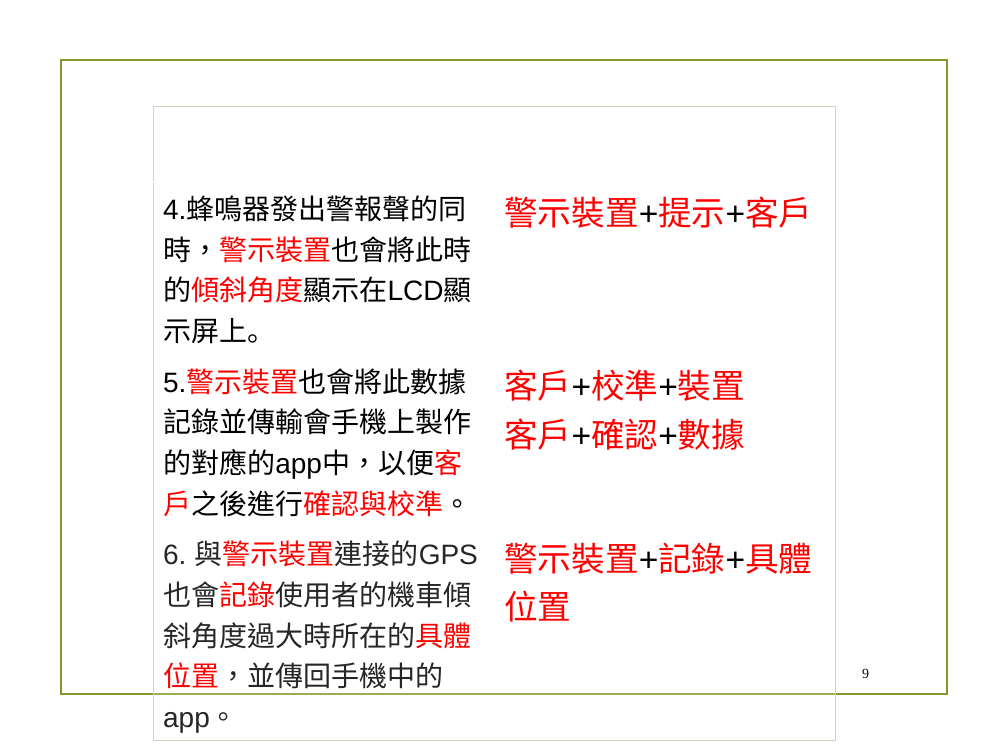
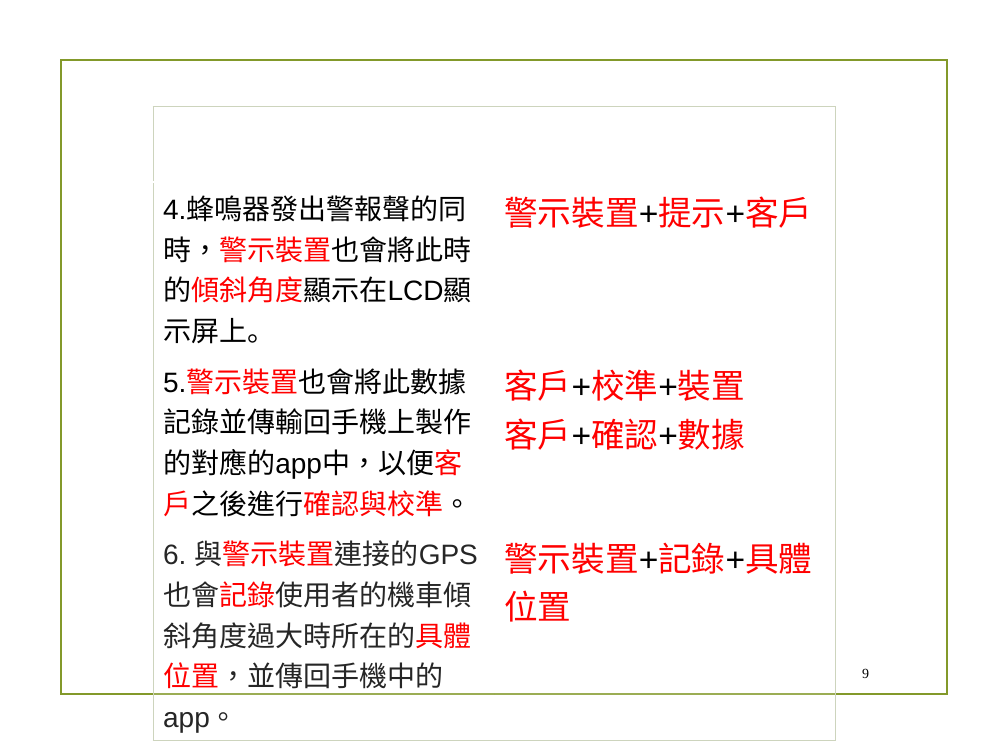
Before and after one commit to chandlerkuo/sharepee, a slide deck: slide 9 of 陀螺儀機車警示裝置.pptx. Drawn at 1008x756 pixels with LibreOffice and Linux fonts; fonts in the diff are those of the drawing; background and template pictures are left out. Boxes give left, top, right and bottom in pixels: in the first picture for what was removed or moved away, otherwise in the second. Text is boxed around its words. In the diff, an @@ line names an element or a change of style, - is before the commit and + after.

```diff
--- a/陀螺儀機車警示裝置.pptx
+++ b/陀螺儀機車警示裝置.pptx
@@ table at bbox=[153, 107, 837, 736] @@
-row 3, column 1: 5.警示裝置也會將此數據記錄並傳輸會手機上製作的對應的app中，以便客戶之後進行確認與校準。
+row 3, column 1: 5.警示裝置也會將此數據記錄並傳輸回手機上製作的對應的app中，以便客戶之後進行確認與校準。
```
Also in this commit, not shown: 3 other slides changed, 3 slides added.
